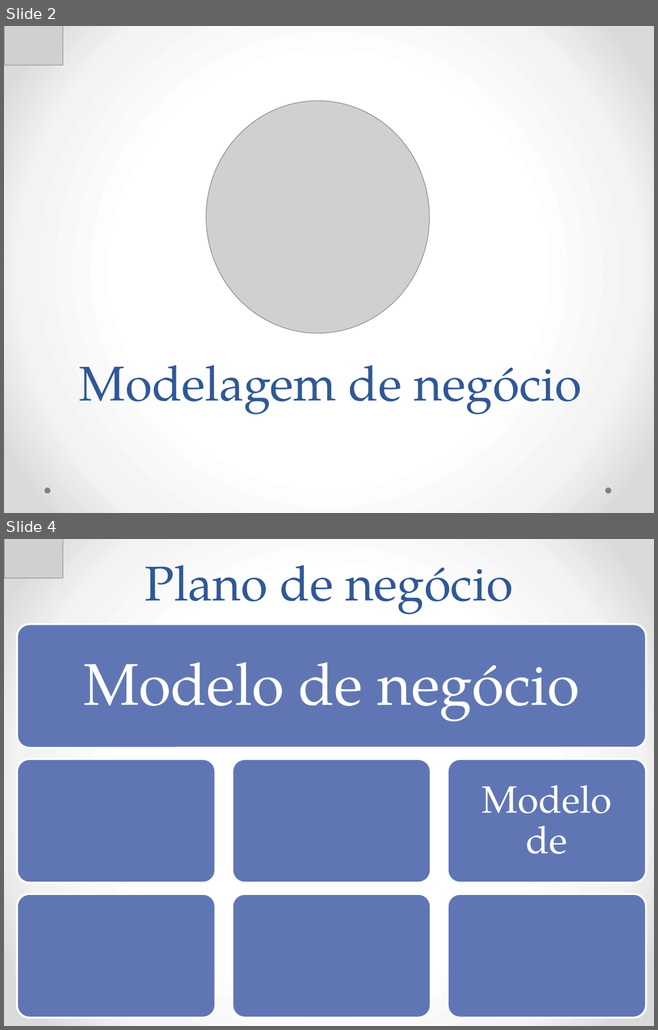
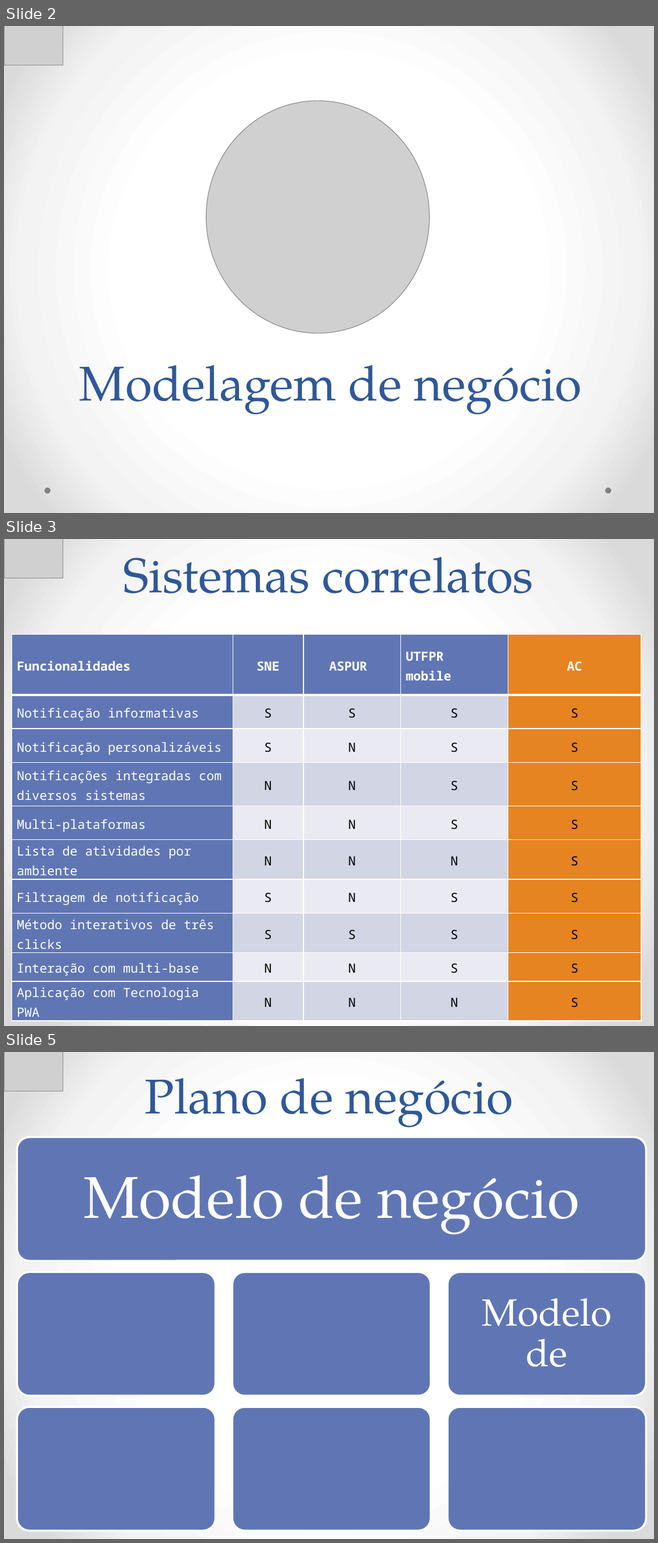
Before and after one commit to Neimarmg/TCC, a slide deck: Ppt.pptx. Shown one above the other, each under a label of ours: slides 2 and 4 before the commit, slides 2, 3 and 5 after it; the slides between them are not shown. The pictures are 658x1030 and 658x1543 pixels, drawn with LibreOffice and Linux fonts; fonts in the diff are those of the drawing; grey boxes stand for pictures. Boxes give left, top, right and bottom in pixels: in the first picture for what was removed or moved away, otherwise in the second. Text is boxed around its words. In the diff, an @@ line names an element or a change of style, - is before the commit and + after.

```diff
--- a/Ppt.pptx
+++ b/Ppt.pptx
@@ slide 3 added at (4, 539, 654, 1026), background gradient #FFFFFF to #F4F4F4 to #DADADA; not listed: 2 template elements that a slide beside it also shows @@
@@ picture added at (4, 539, 63, 578) @@
@@ title added at (123, 557, 533, 594), 54 pt, text #2F5897 @@
+Sistemas correlatos
@@ table added at (12, 635, 641, 1023), 10 rows, 5 columns @@
+Funcionalidades | SNE | ASPUR | UTFPR mobile | AC
+Notificação informativas | S | S | S | S
+Notificação personalizáveis | S | N | S | S
+Notificações integradas com diversos sistemas | N | N | S | S
+Multi-plataformas | N | N | S | S
+Lista de atividades por ambiente | N | N | N | S
+Filtragem de notificação | S | N | S | S
+Método interativos de três clicks | S | S | S | S
+Interação com multi-base | N | N | S | S
+Aplicação com Tecnologia PWA | N | N | N | S
@@ what was slide 4 is now slide 5 @@
```
Also in this commit, not shown: 5 slides changed, 1 other file.
